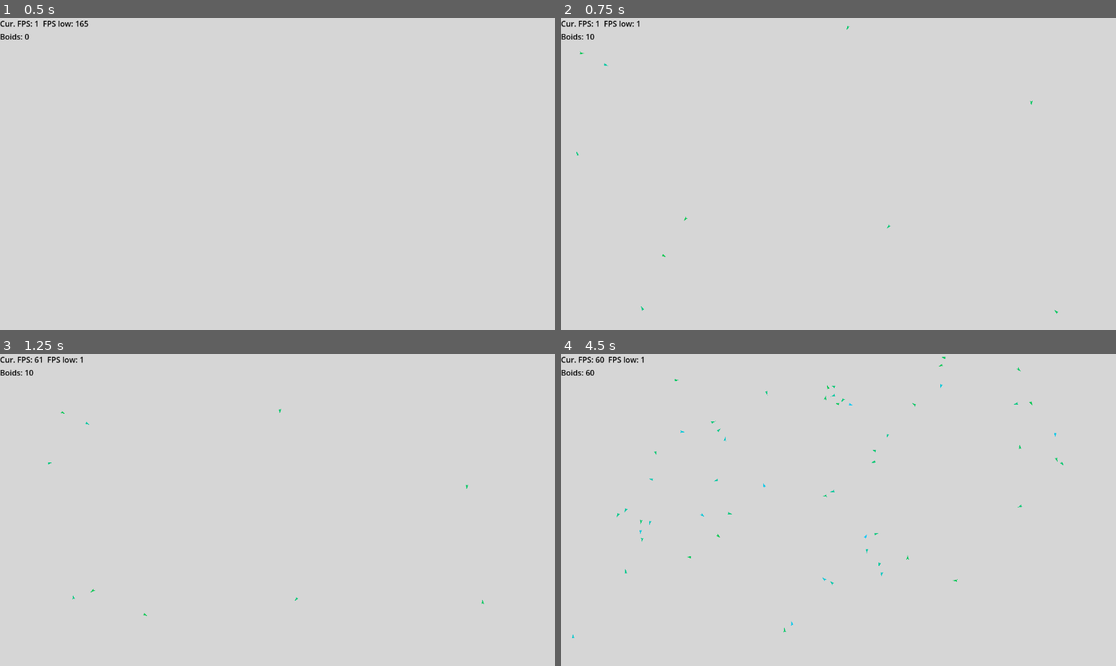
Above: before the commit, frames 1-4 (two rows, left to right).
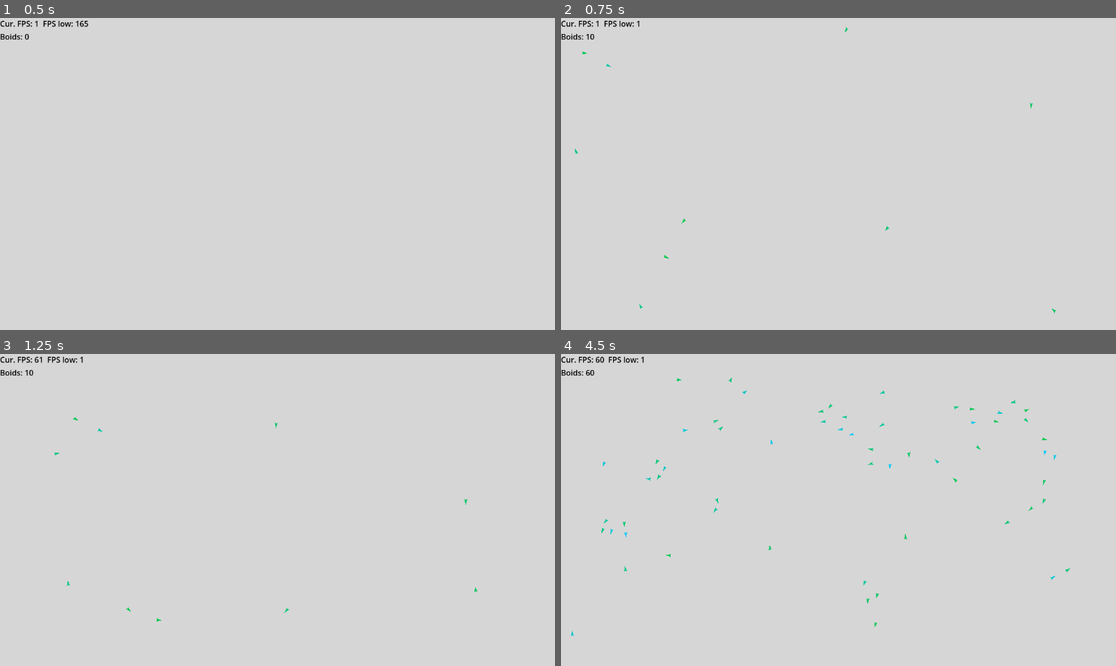
Above: after the commit, the same moments.

Repository: flamepineapple9/Boids
Game: Godot game, scene res://Scenes/Main.tscn
Two runs of this game, one before a commit and one after it. Both use one fixed random seed, a clock stepped at 60 frames per second and the inputs below.
Inputs:
- Up to frame 1 (0.5 s): no input
- Up to frame 2 (0.75 s): tap Enter at 0.5 s; tap Space (start) at 0.6 s
- Up to frame 3 (1.25 s): no input
- Up to frame 4 (4.5 s): tap Space (start) every 0.75 s from 1.35 to 4.35 s

Frame 1 is identical in both runs. In frame 2, less than 0.1% of the frame differs, in the area x 2-90%, y 2-95%; in frame 3, 0.1%; in frame 4, 0.6%, in the area x 1-92%, y 0-92%.

Commit message:
Speed Change

Diff:
--- a/scripts/Boid.gd
+++ b/scripts/Boid.gd
@@ -1,6 +1,6 @@
 extends Area2D
 
-var startScale = .2
+var startScale = .25
 var vel: Vector2 = Vector2.ZERO
 var speed: int = 1000 * startScale
 var localBoids: Array = []
@@ -53,8 +53,6 @@
 	if localBoids.size() > 0:
 		var avgDist = Vector2.ZERO
 
-		#pushes ALL close boids to new array, closeBoids
-		#tiny optimization, pushing to front of array is a slower operation than pushing to back. doesnt really matter because closeBoids is a pretty small array.
 		for i in localBoids.size():
 			if position.distance_to(localBoids[i].position) < 75 * startScale:
 				avgDist +=  position - localBoids[i].position
